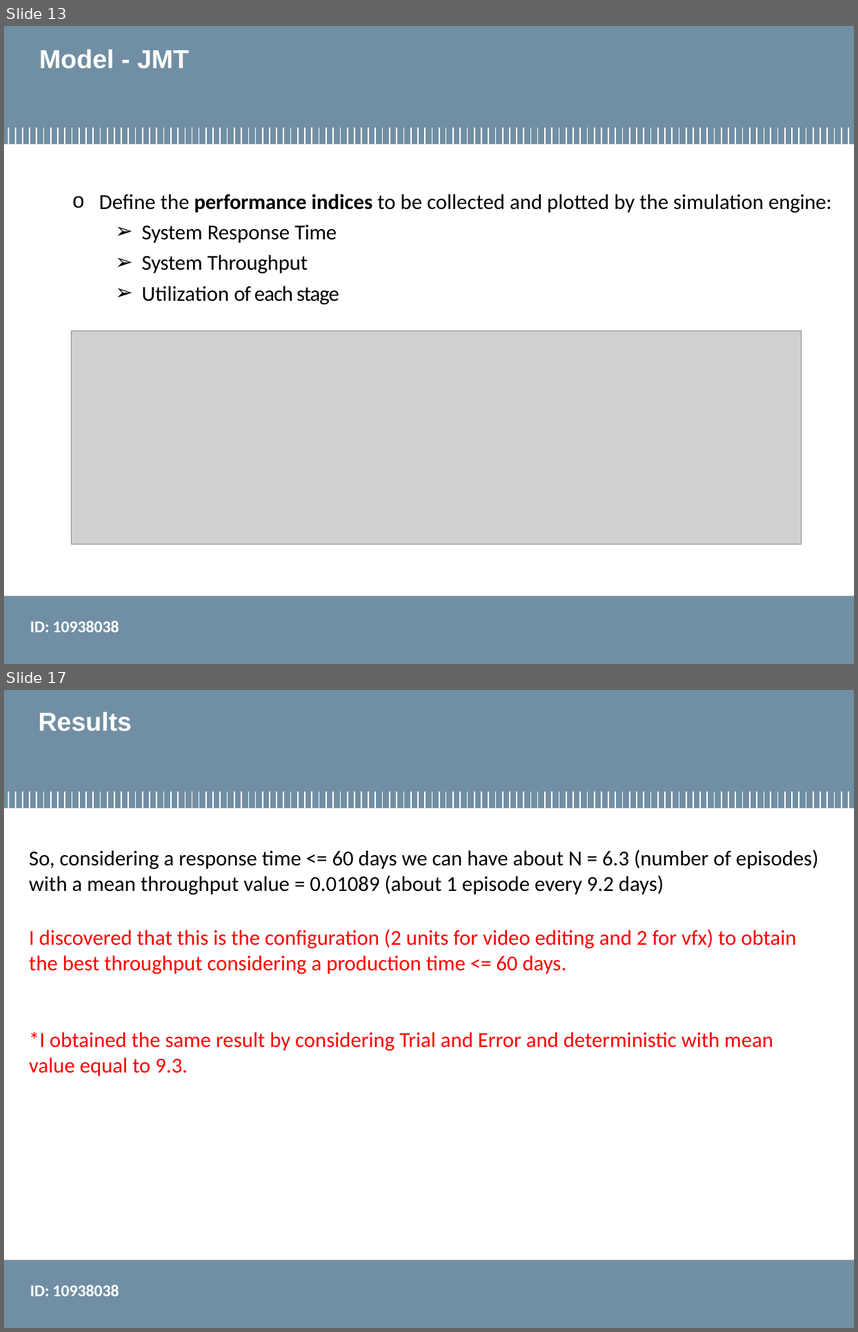
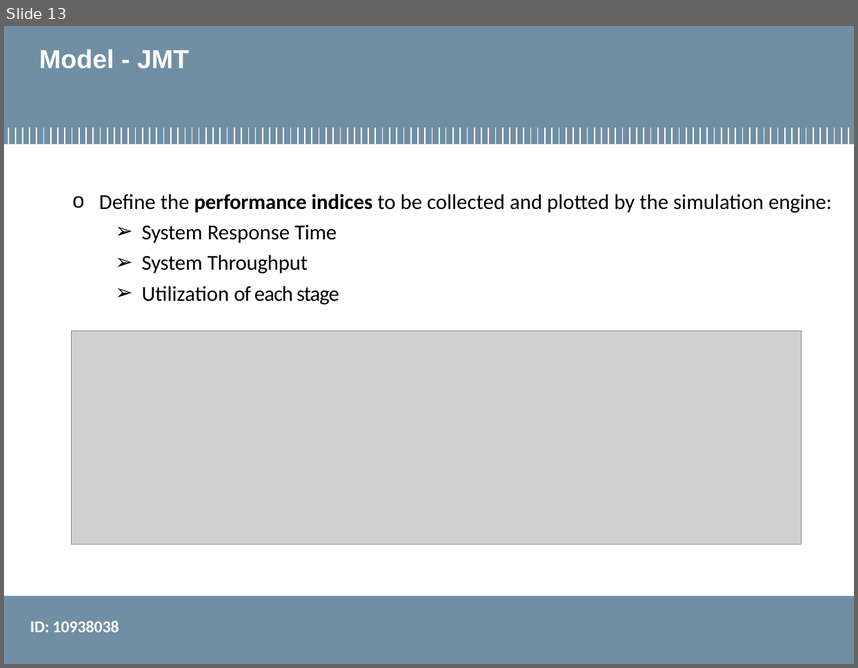
Before and after one commit to smn07/performance_evaluation_application, a slide deck: Final_Project/finalProject_open10938038.pptx. Shown one above the other, each under a label of ours: slides 13 and 17 before the commit, slide 13 after it; the slides between them are not shown. The pictures are 858x1332 and 858x668 pixels, drawn with LibreOffice and Linux fonts; fonts in the diff are those of the drawing; grey boxes stand for pictures; background and template pictures are left out. Boxes give left, top, right and bottom in pixels: in the first picture for what was removed or moved away, otherwise in the second. Text is boxed around its words. In the diff, an @@ line names an element or a change of style, - is before the commit and + after.

```diff
--- a/Final_Project/finalProject_open10938038.pptx
+++ b/Final_Project/finalProject_open10938038.pptx
@@ slide 17 removed at (x1=4, y1=690, x2=854, y2=1328), background #FFFFFF; not listed: 122 template elements that a slide beside it also shows @@
@@ title removed at (x1=38, y1=712, x2=132, y2=731) @@
-Results
@@ text removed at (x1=29, y1=849, x2=819, y2=1076) @@
-So, considering a response time <= 60 days we can have about N = 6.3 (number of episodes) with a mean throughput value = 0.01089 (about 1 episode every 9.2 days)
-I discovered that this is the configuration (2 units for video editing and 2 for vfx) to obtain the best throughput considering a production time <= 60 days.
-*I obtained the same result by considering Trial and Error and deterministic with mean value equal to 9.3.
@@ text removed at (x1=30, y1=1284, x2=119, y2=1296) @@
-ID: 10938038
```
Also in this commit, not shown: 8 slides changed, 1 other slide removed, 3 other files.
